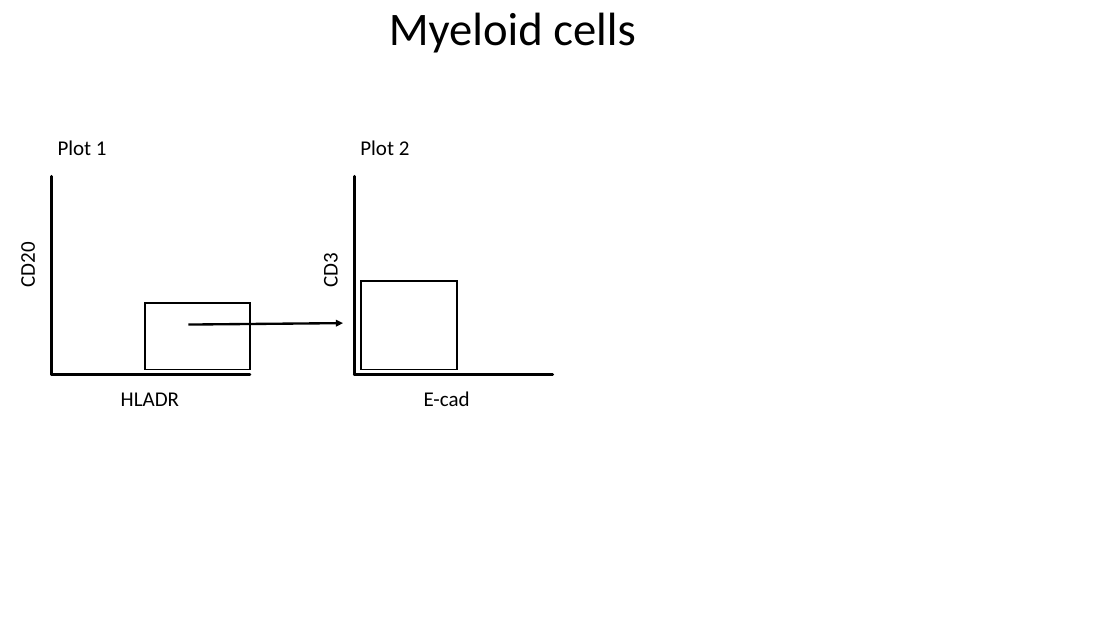
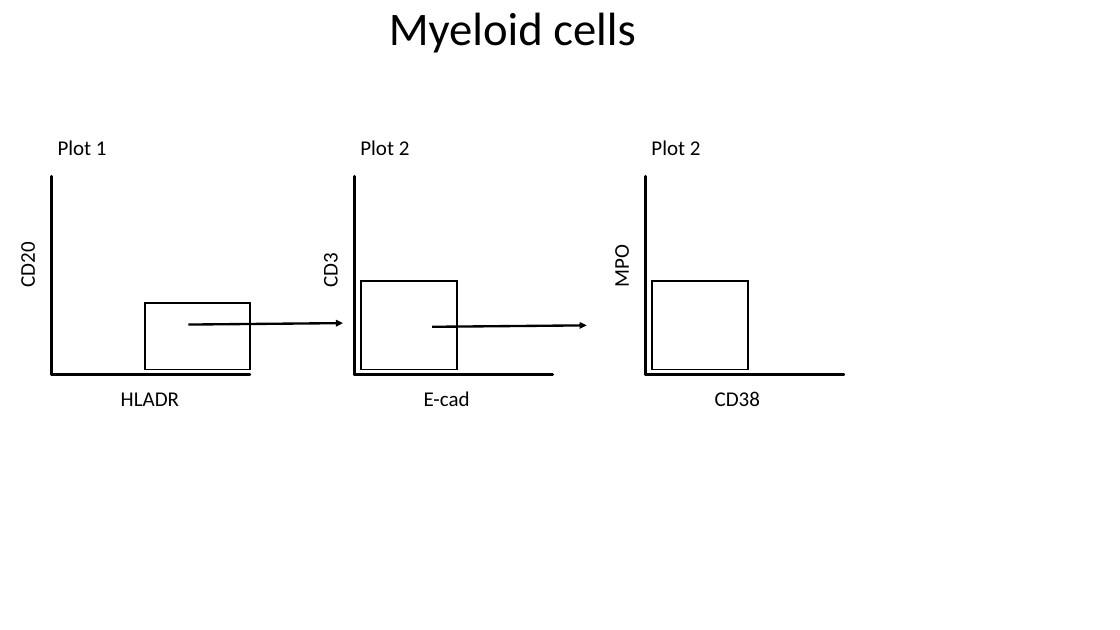
Before and after one commit to BodenmillerGroup/IMCDataAnalysis, a slide deck: slide 3 of img/Gating_scheme.pptx. Drawn at 1120x630 pixels with LibreOffice and Linux fonts; fonts in the diff are those of the drawing. Boxes give left, top, right and bottom in pixels: in the first picture for what was removed or moved away, otherwise in the second. Text is boxed around its words. In the diff, an @@ line names an element or a change of style, - is before the commit and + after.

```diff
--- a/img/Gating_scheme.pptx
+++ b/img/Gating_scheme.pptx
@@ text added at (651,140,701,155), 18 pt, text #000000 @@
+Plot 2
@@ line added from (645, 176) to (645, 375), #000000 2.25 pt @@
@@ text added at (609,249,635,286), 18 pt, text #000000 @@
+MPO
@@ rectangle added at (652,281,749,371), outline #000000 1.5 pt @@
@@ arrow added from (432, 327) to (586, 325), #000000 2 pt @@
@@ line added from (844, 375) to (645, 375), #000000 2.25 pt @@
@@ text added at (715,391,760,406), 18 pt, text #000000 @@
+CD38
```
Also in this commit, not shown: 1 other file.
